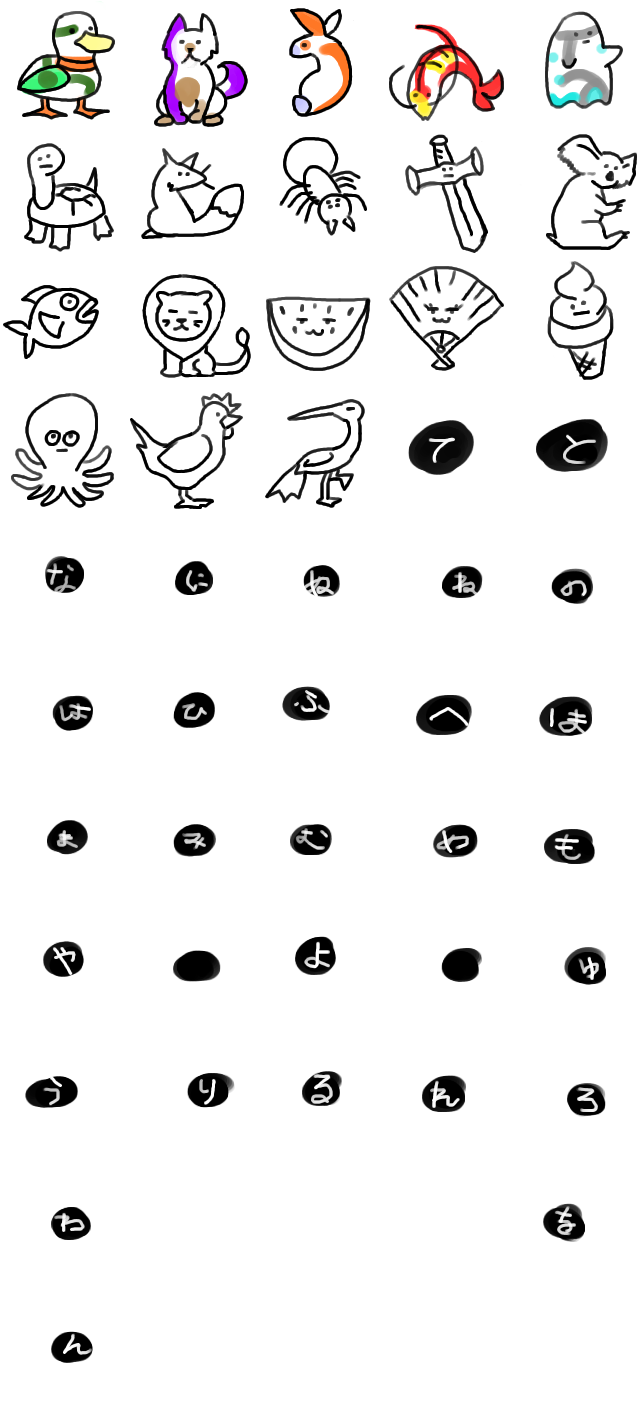
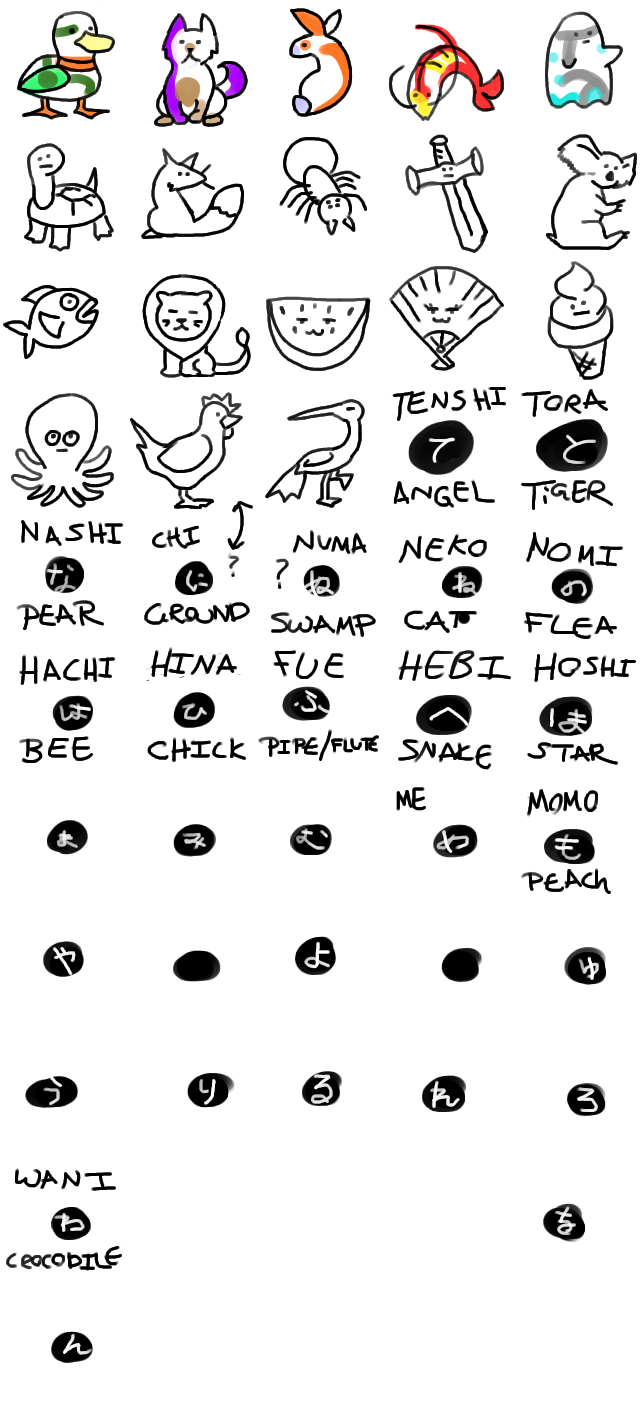
Layer changes from the first 640px x 1408px image to the second:
painted on "base" over [6, 387, 636, 1271]
